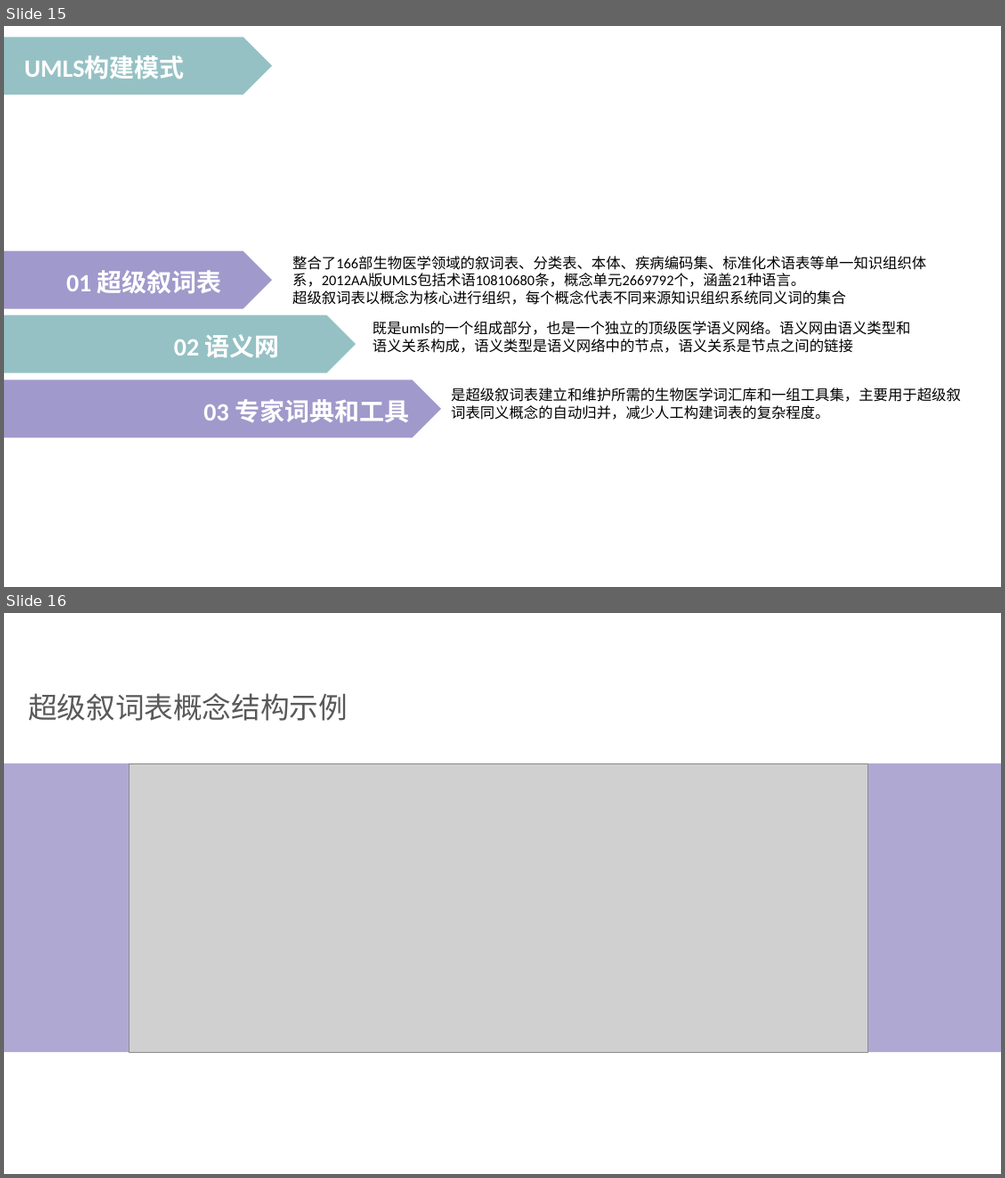
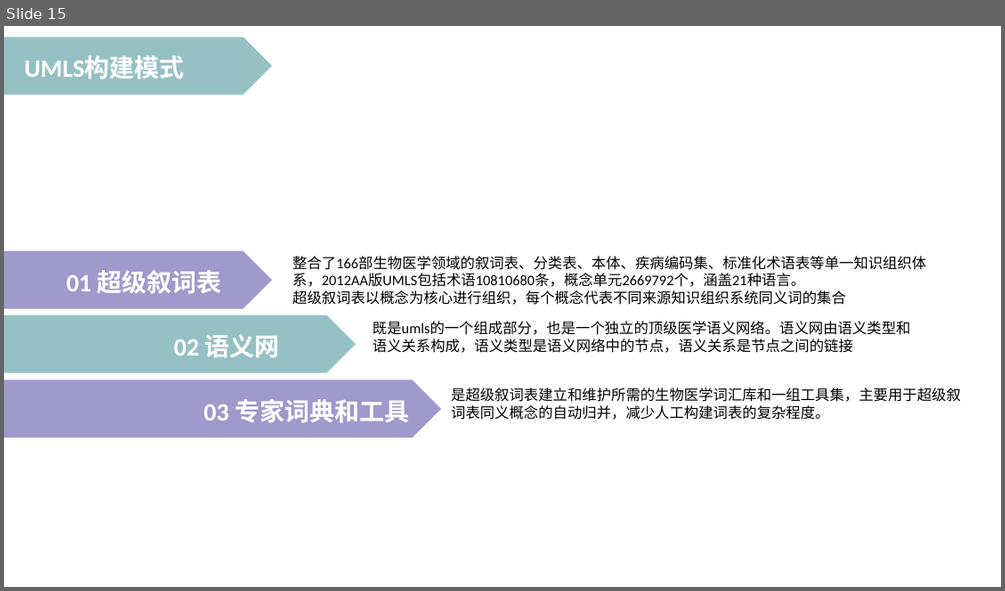
Before and after one commit to peijiawen98/TLK_1107, a slide deck: 电子词典需求分析.pptx. Shown one above the other, each under a label of ours: slides 15 and 16 before the commit, slide 15 after it. The pictures are 1005x1178 and 1005x591 pixels, drawn with LibreOffice and Linux fonts; fonts in the diff are those of the drawing; grey boxes stand for pictures. Boxes give left, top, right and bottom in pixels: in the first picture for what was removed or moved away, otherwise in the second. Text is boxed around its words. In the diff, an @@ line names an element or a change of style, - is before the commit and + after.

```diff
--- a/电子词典需求分析.pptx
+++ b/电子词典需求分析.pptx
@@ slide 16 removed at <box>4,613,1001,1174</box>, background #FFFFFF @@
@@ text removed at <box>28,693,348,721</box> @@
-超级叙词表概念结构示例
@@ rectangle removed at <box>4,763,1001,1052</box> @@
@@ picture removed at <box>129,763,868,1052</box> @@
```
Also in this commit, not shown: 2 slides changed, 4 slides added, 3 other slides removed, 1 other file.
